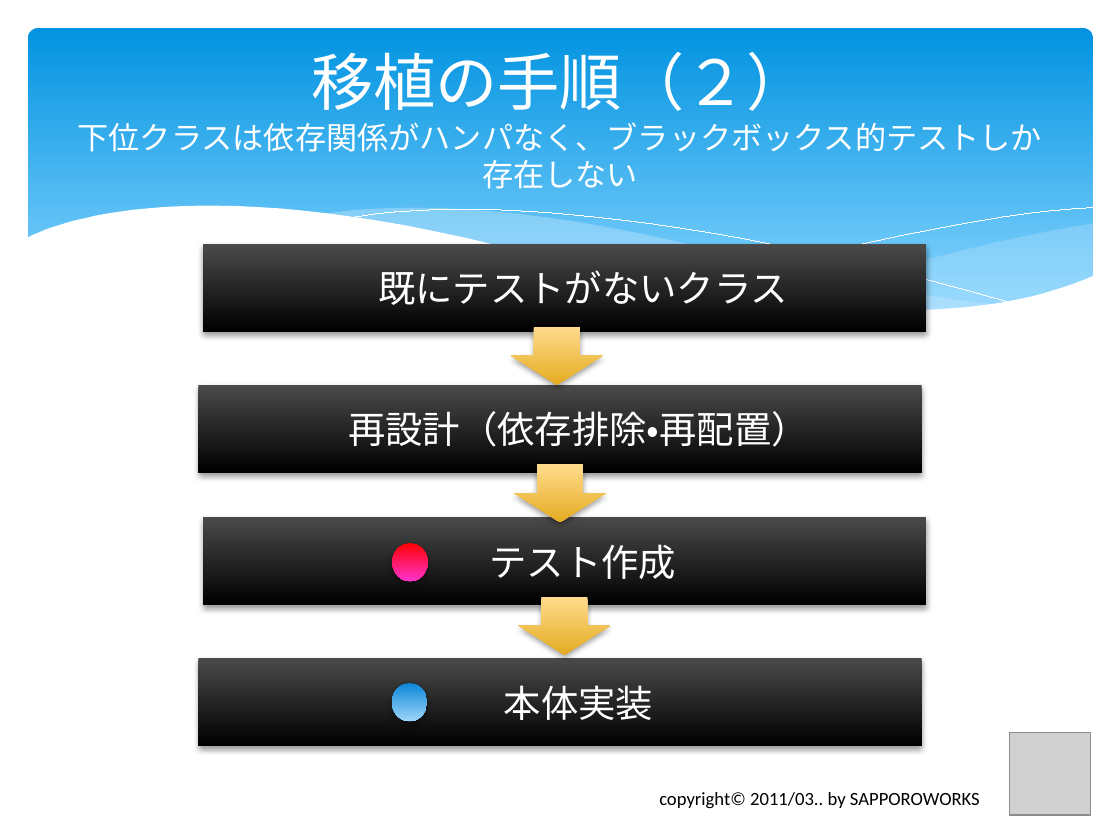
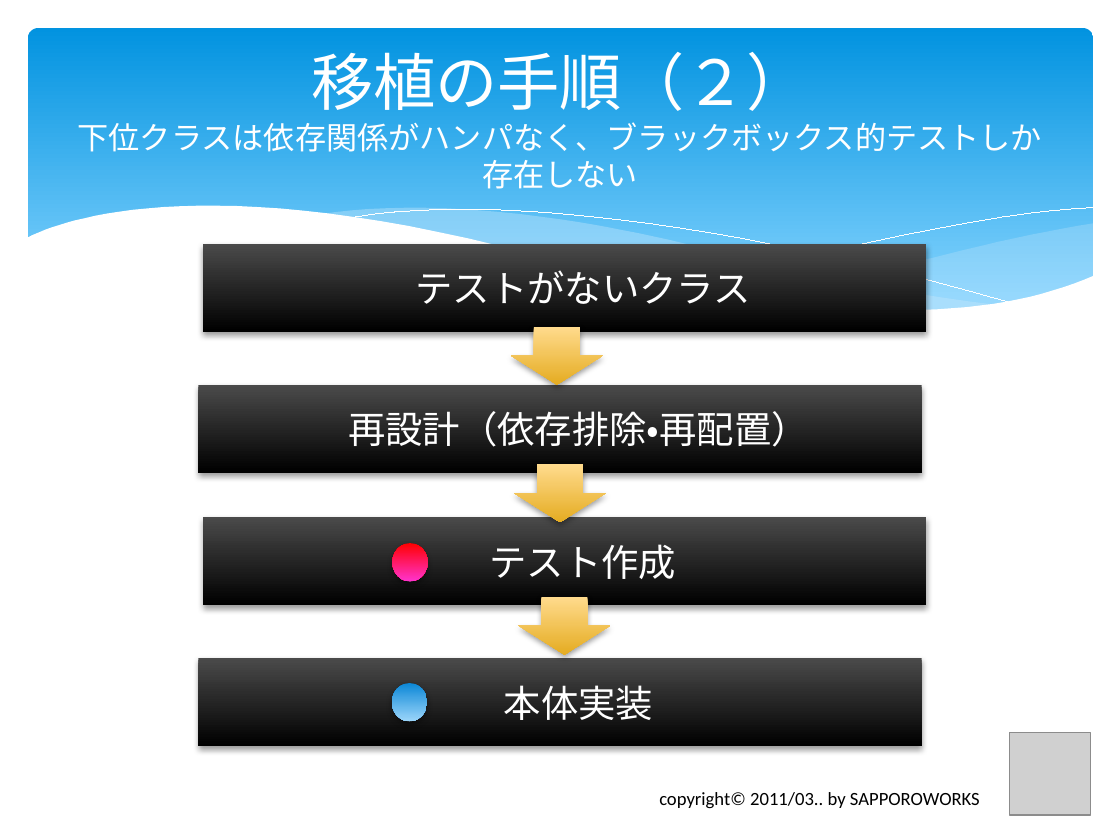
Before and after one commit to furuya02/clrh78, a slide deck: slide 37 of C# から Java へのプログラム移植で体験したTDDの効果は？.pptx (slide 44 before the commit). Drawn at 1120x840 pixels with LibreOffice and Linux fonts; fonts in the diff are those of the drawing; grey boxes stand for pictures. Boxes give left, top, right and bottom in pixels: in the first picture for what was removed or moved away, otherwise in the second. Text is boxed around its words. In the diff, an @@ line names an element or a change of style, - is before the commit and + after.

```diff
--- a/C# から Java へのプログラム移植で体験したTDDの効果は？.pptx
+++ b/C# から Java へのプログラム移植で体験したTDDの効果は？.pptx
@@ text in rectangle at [415,270,750,304]: text changed @@
-既にテストがないクラス
+テストがないクラス
```
Also in this commit, not shown: 11 other slides changed, 23 slides added.
